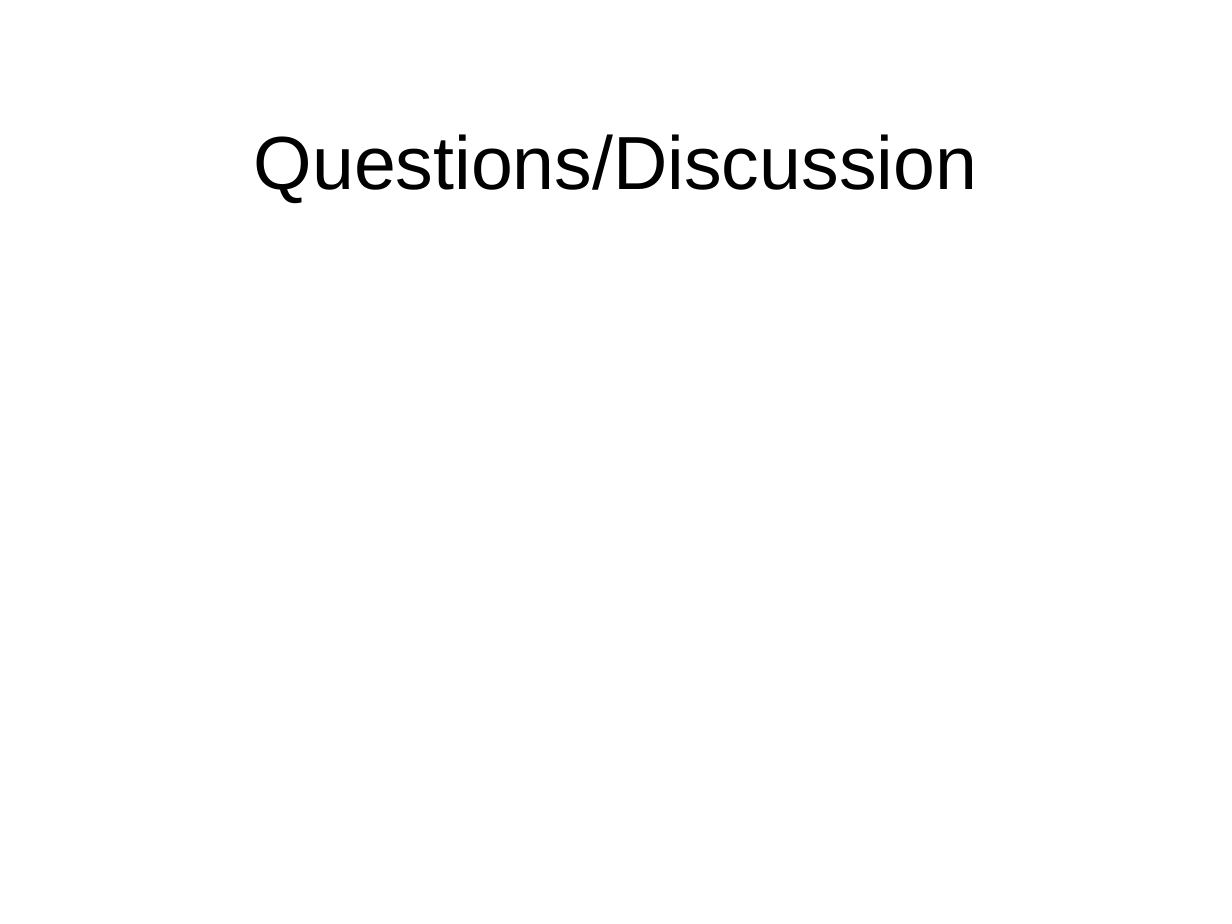
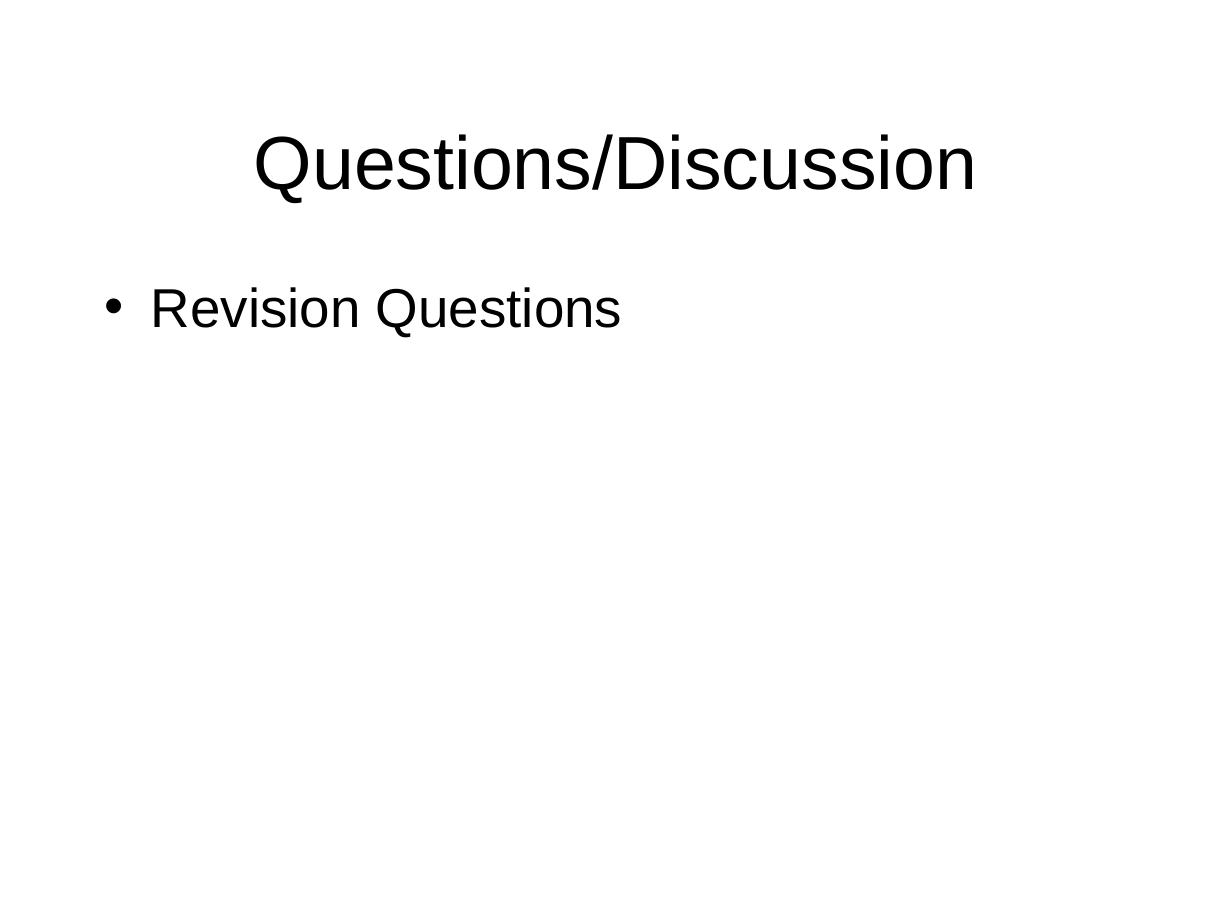
Before and after one commit to octaviordz/zjnu2017.github.io, a slide deck: slide 38 of WAD/lectures/020--HTML.Fundamentals.ppt (slide 39 before the commit). Drawn at 1232x924 pixels with LibreOffice and Linux fonts; fonts in the diff are those of the drawing. Boxes give left, top, right and bottom in pixels: in the first picture for what was removed or moved away, otherwise in the second. Text is boxed around its words. In the diff, an @@ line names an element or a change of style, - is before the commit and + after.

Commit message:
Quiz questions

```diff
--- a/WAD/lectures/020--HTML.Fundamentals.ppt
+++ b/WAD/lectures/020--HTML.Fundamentals.ppt
@@ text added at [151, 287, 622, 337], 32 pt, text #000000 @@
+• Revision Questions
```
Also in this commit, not shown: 6 other slides changed, 37 slides added, 1 slide removed, 1 other file.
